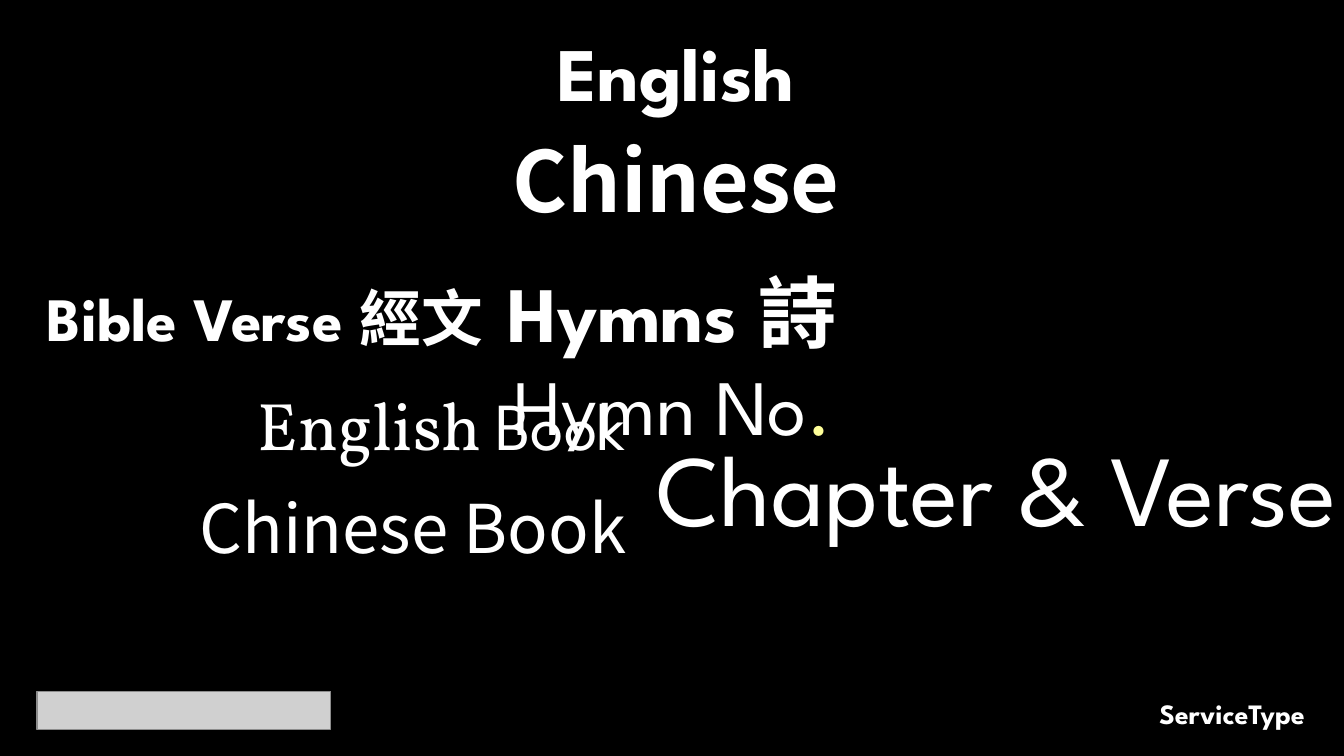
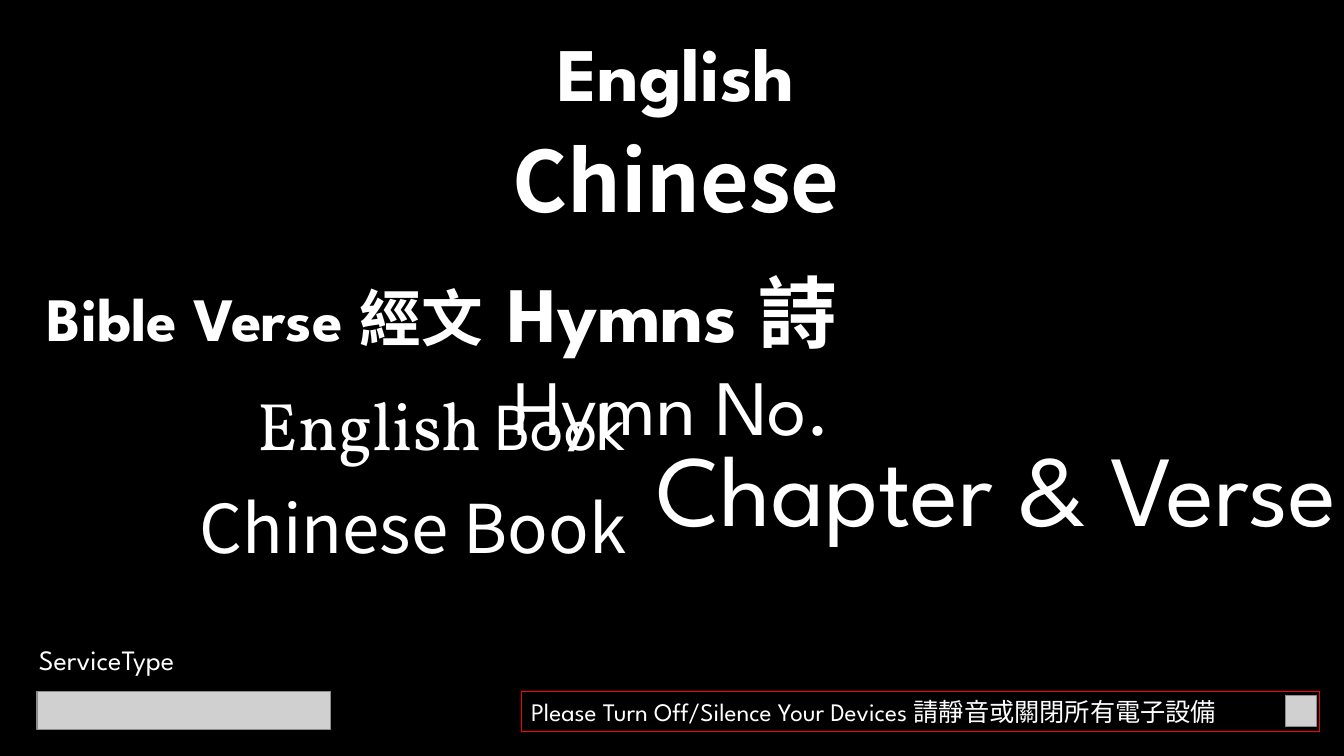
Before and after one commit to calebchanwy/tjc-powerpoint, a slide deck: slide 1 of TJCPowerPoint/bin/Debug/Files/ServiceWidescreen.pptx. Drawn at 1344x756 pixels with LibreOffice and Linux fonts; fonts in the diff are those of the drawing; grey boxes stand for pictures. Boxes give left, top, right and bottom in pixels: in the first picture for what was removed or moved away, otherwise in the second. Text is boxed around its words. In the diff, an @@ line names an element or a change of style, - is before the commit and + after.

Commit message:
20/05/22 Turn Off Added to each slide

```diff
--- a/TJCPowerPoint/bin/Debug/Files/ServiceWidescreen.pptx
+++ b/TJCPowerPoint/bin/Debug/Files/ServiceWidescreen.pptx
@@ text "Hymn No." at (513,356,831,459): text colour #FFFF99 to #FFFFFF in "No." @@
@@ text "ServiceType": place and size @@
-text "ServiceType" at (1159,705,1305,730)
+text "ServiceType" at (39,651,174,676)
@@ text "ServiceType" at (39,651,174,676): bold off; alignment right to left @@
@@ rectangle added at (521,692,1321,732), outline #FF0000 0.75 pt, 18 pt, text #FFFFFF @@
+Please Turn Off/Silence Your Devices 請靜音或關閉所有電子設備
@@ picture added at (1286,696,1317,727) @@
```
Also in this commit, not shown: 6 other slides changed, 13 other files.
